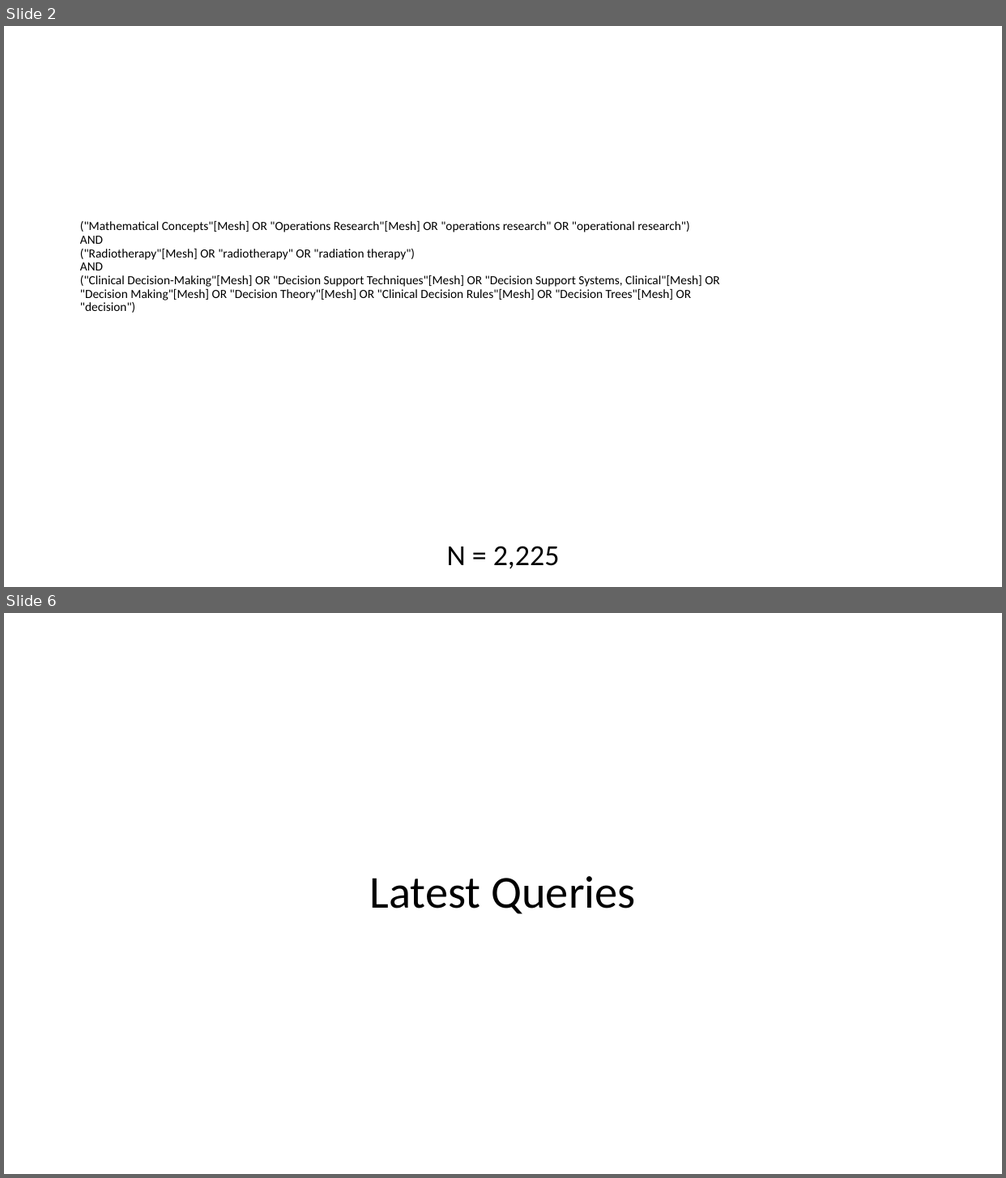
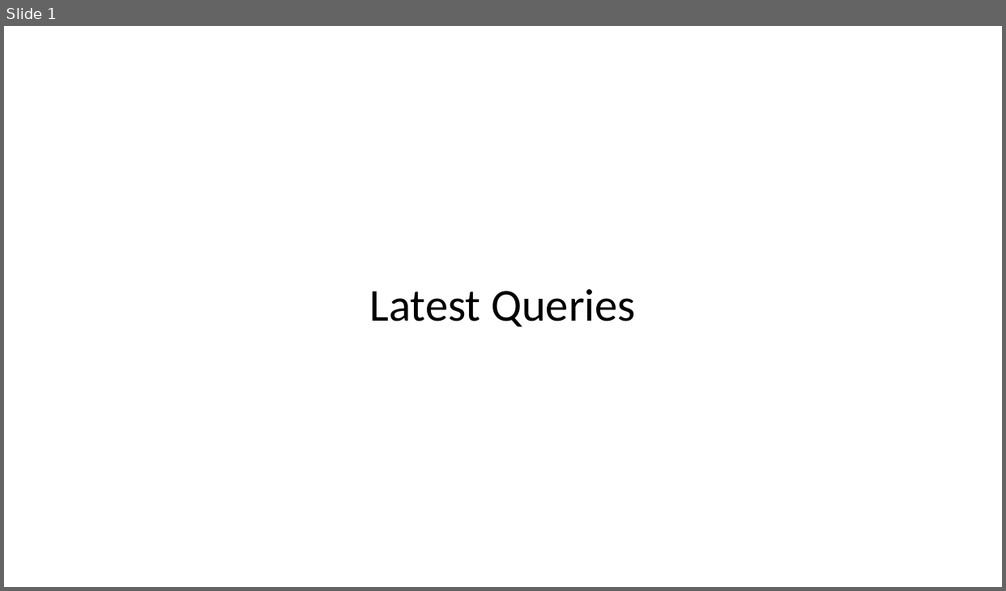
Before and after one commit to Lucas-Mc/citation-tracker, a slide deck: Figures.pptx. Shown one above the other, each under a label of ours: slides 2 and 6 before the commit, slide 1 after it; the slides between them are not shown. The pictures are 1006x1178 and 1006x591 pixels, drawn with LibreOffice and Linux fonts; fonts in the diff are those of the drawing. Boxes give left, top, right and bottom in pixels: in the first picture for what was removed or moved away, otherwise in the second. Text is boxed around its words. In the diff, an @@ line names an element or a change of style, - is before the commit and + after.

```diff
--- a/Figures.pptx
+++ b/Figures.pptx
@@ slide 2 removed at box(4, 26, 1002, 587), background #FFFFFF @@
@@ title removed at box(80, 221, 720, 313) @@
-("Mathematical Concepts"[Mesh] OR "Operations Research"[Mesh] OR "operations research" OR "operational research")
-AND
-("Radiotherapy"[Mesh] OR "radiotherapy" OR "radiation therapy")
-AND
-("Clinical Decision-Making"[Mesh] OR "Decision Support Techniques"[Mesh] OR "Decision Support Systems, Clinical"[Mesh] OR
-"Decision Making"[Mesh] OR "Decision Theory"[Mesh] OR "Clinical Decision Rules"[Mesh] OR "Decision Trees"[Mesh] OR
-"decision")
@@ text removed at box(447, 546, 560, 570) @@
-N = 2,225
@@ what was slide 6 is now slide 1 @@
```
Also in this commit, not shown: 5 slides changed, 9 other slides removed, 2 other files.
